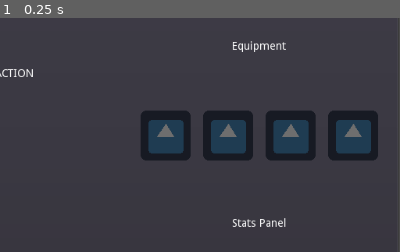
Above: before the commit, frame 1.
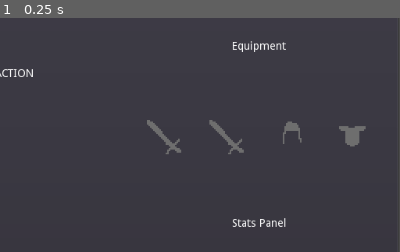
Above: after the commit, the same moment.

Repository: jarcangeli/WestMarches
Game: Godot game, scene res://Main.tscn
Same seed, same stepped clock (60 frames per second), same inputs: the game is played once before the commit and once after it. The engine's default icon, where the game draws it, is replaced by a stand-in: a white triangle on a blue panel in a dark square.
Inputs:
- Up to frame 1 (0.25 s): no input
The pictures show only the part of the screen within x 50-100%, y 40-90%; the shares and areas given below are measured in that part.

The runs differ from the first frame. In frame 1, 10% of the frame differs, in the area x 35-95%, y 39-61%.

Commit message:
Remove equipped items and container backgrounds

Diff:
--- a/EquipmentContainer.gd
+++ b/EquipmentContainer.gd
@@ -3,6 +3,11 @@
 export(Item.Slot) var slot
 
 var item : Item = null
+var item_view = null
+
+func _ready():
+	if slot >= 0 and slot < len(Item.slot_container_icons):
+		$Background.texture = Item.slot_container_icons[slot]
 
 func can_drop_data(_position, data):
 	if not (data is Item):
@@ -14,4 +19,27 @@
 		push_error("Tried to drop non-item on equipment container")
 		return
 	print("Dropped item " + data.item_name)
-	data = item
+	item = data
+
+	update_item_view()
+
+func remove_item():
+	item = null
+	remove_item_view()
+	$ItemBackground.visible = false
+
+func remove_item_view():
+	if is_instance_valid(item_view):
+		item_view.queue_free()
+		item_view = null
+
+func update_item_view():
+	remove_item_view()
+
+	item_view = Item.make_item_preview(item)
+	add_child(item_view)
+	$ItemBackground.visible = true
+
+func on_gui_input(event):
+	if event is InputEventMouseButton and event.button_index == BUTTON_RIGHT and event.pressed:
+		remove_item()
--- a/EquipmentContainer.tscn
+++ b/EquipmentContainer.tscn
@@ -1,9 +1,10 @@
-[gd_scene load_steps=3 format=2]
+[gd_scene load_steps=4 format=2]
 
 [ext_resource path="res://EquipmentContainer.gd" type="Script" id=1]
 [ext_resource path="res://icon.png" type="Texture" id=2]
+[ext_resource path="res://icon_32.png" type="Texture" id=3]
 
-[node name="EquipmentContainer" type="VBoxContainer"]
+[node name="EquipmentContainer" type="CenterContainer"]
 anchor_right = 1.0
 anchor_bottom = 1.0
 mouse_default_cursor_shape = 7
@@ -11,6 +12,19 @@
 
 [node name="Background" type="TextureRect" parent="."]
 modulate = Color( 0.431373, 0.431373, 0.431373, 1 )
-margin_right = 1024.0
-margin_bottom = 64.0
+margin_left = 480.0
+margin_top = 268.0
+margin_right = 544.0
+margin_bottom = 332.0
 texture = ExtResource( 2 )
+
+[node name="ItemBackground" type="TextureRect" parent="."]
+visible = false
+modulate = Color( 0.458824, 0.458824, 0.458824, 1 )
+margin_left = 496.0
+margin_top = 284.0
+margin_right = 528.0
+margin_bottom = 316.0
+texture = ExtResource( 3 )
+
+[connection signal="gui_input" from="." to="." method="on_gui_input"]
--- a/InventoryItemDisplayArea.gd
+++ b/InventoryItemDisplayArea.gd
@@ -4,15 +4,7 @@
 	return get_parent().item
 
 func get_drag_data(_position):
-	set_drag_preview(make_item_preview())
 	var item = get_item()
+	set_drag_preview(Item.make_item_preview(item))
 	print("Picked up " + item.item_name)
 	return item
-
-func make_item_preview():
-	var item = get_item()
-	if not is_instance_valid(item):
-		return null
-	var sprite = TextureRect.new()
-	sprite.texture = item.icon
-	return sprite
--- a/Item.gd
+++ b/Item.gd
@@ -7,6 +7,13 @@
 	HEAD,
 	CHEST
 }
+
+const slot_container_icons = [
+	preload("res://assets/icons/slots/weapon.png"),
+	preload("res://assets/icons/slots/weapon.png"),
+	preload("res://assets/icons/slots/head.png"),
+	preload("res://assets/icons/slots/chest.png")
+]
 
 export var item_name : String = "Name"
 
@@ -27,3 +34,9 @@
 		Slot.CHEST:
 			return "C"
 	return "-"
+
+static func make_item_preview(item):
+	var sprite = TextureRect.new()
+	if is_instance_valid(item):
+		sprite.texture = item.icon
+	return sprite
--- a/Town.tscn
+++ b/Town.tscn
@@ -84,20 +84,34 @@
 alignment = 1
 
 [node name="EquipmentContainer" parent="HBoxContainer/VBoxRight/EquipmentLayout" instance=ExtResource( 3 )]
+anchor_right = 0.0
+anchor_bottom = 0.0
+margin_left = 13.0
+margin_right = 77.0
+margin_bottom = 64.0
 
 [node name="EquipmentContainer2" parent="HBoxContainer/VBoxRight/EquipmentLayout" instance=ExtResource( 3 )]
+anchor_right = 0.0
+anchor_bottom = 0.0
 margin_left = 93.0
 margin_right = 157.0
+margin_bottom = 64.0
 slot = 1
 
 [node name="EquipmentContainer3" parent="HBoxContainer/VBoxRight/EquipmentLayout" instance=ExtResource( 3 )]
+anchor_right = 0.0
+anchor_bottom = 0.0
 margin_left = 173.0
 margin_right = 237.0
+margin_bottom = 64.0
 slot = 2
 
 [node name="EquipmentContainer4" parent="HBoxContainer/VBoxRight/EquipmentLayout" instance=ExtResource( 3 )]
+anchor_right = 0.0
+anchor_bottom = 0.0
 margin_left = 253.0
 margin_right = 317.0
+margin_bottom = 64.0
 slot = 3
 
 [node name="StatsLabel" type="Label" parent="HBoxContainer/VBoxRight"]
Binary file added: assets/icons/slots/chest.png
Not shown, added: assets/icons/slots/chest.png.import
Binary file added: assets/icons/slots/head.png
Not shown, added: assets/icons/slots/head.png.import
Binary file added: assets/icons/slots/weapon.png
Not shown, added: assets/icons/slots/weapon.png.import
Not shown, changed: addons/simple-project-timer/time.sav
